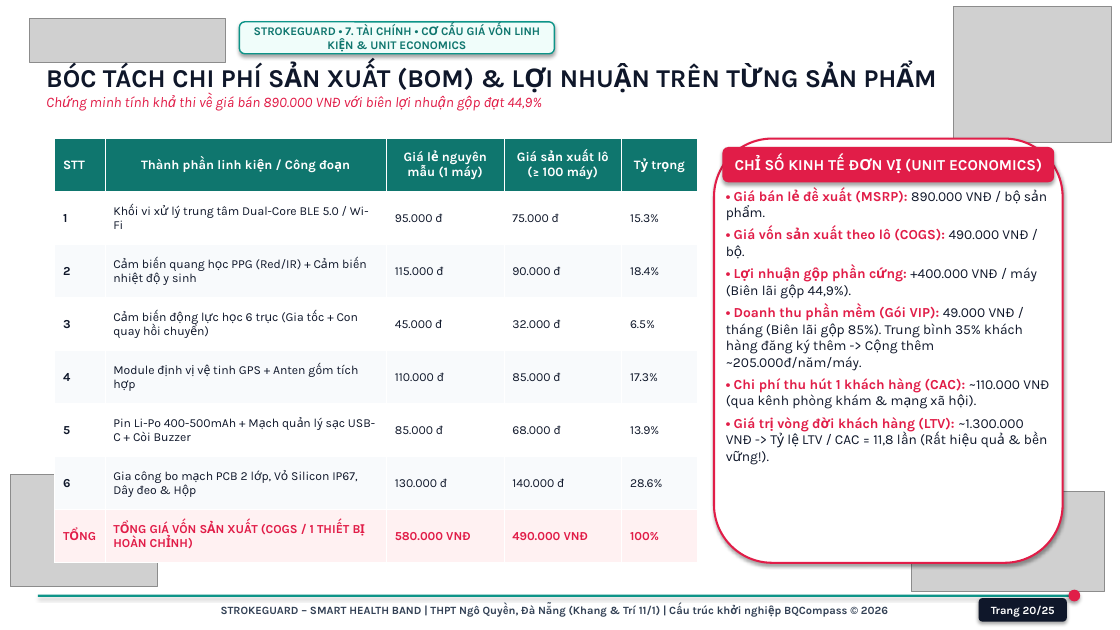
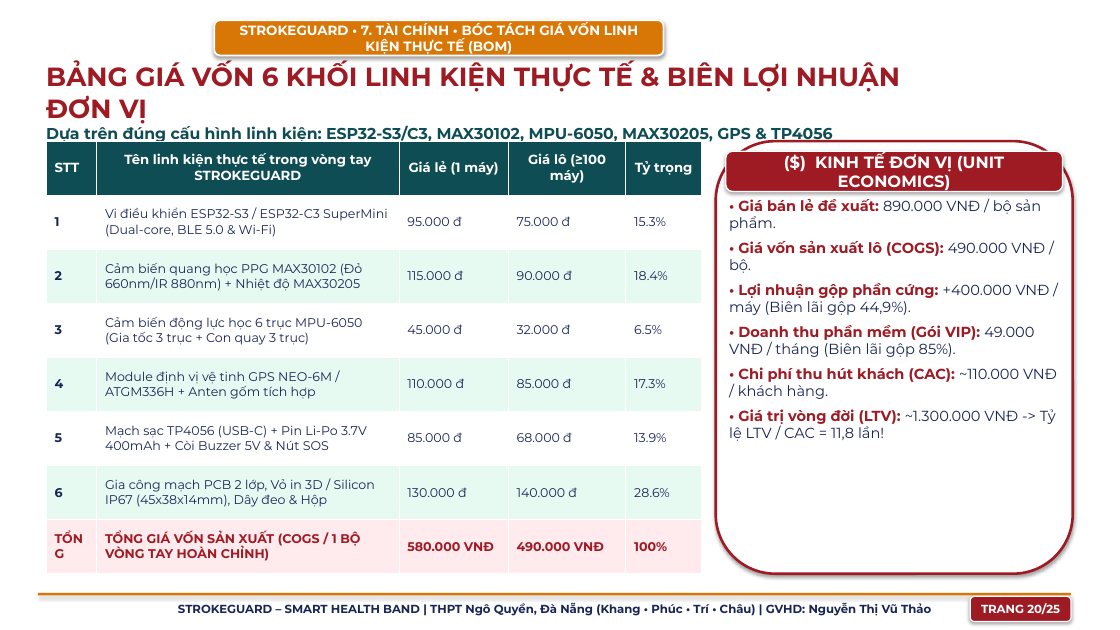
Before and after one commit to chichicompanion-bot/chichiaicompanion, a slide deck: slide 20 of public/STROKEGUARD_PitchDeck_25Slides.pptx. Drawn at 1120x630 pixels with LibreOffice and Linux fonts; fonts in the diff are those of the drawing; grey boxes stand for pictures; background and template pictures are left out. Boxes give left, top, right and bottom in pixels: in the first picture for what was removed or moved away, otherwise in the second. Text is boxed around its words. In the diff, an @@ line names an element or a change of style, - is before the commit and + after.

Commit message:
feat(slides): upgrade 25 slides to Full-HD Canva Poster style, distinct colorful backgrounds, Montserrat typography, real hardware components, clean web crops, 2D vector fall postures, and 5-member team

```diff
--- a/public/STROKEGUARD_PitchDeck_25Slides.pptx
+++ b/public/STROKEGUARD_PitchDeck_25Slides.pptx
@@ picture removed at [29,18,226,62] @@
@@ rounded rectangle "STROKEGUARD • 7. TÀI CHÍNH ...": place and size @@
-rounded rectangle "STROKEGUARD • 7. TÀI CHÍNH ..." at [239,22,555,54]
+rounded rectangle "STROKEGUARD • 7. TÀI CHÍNH ..." at [214,20,664,55]
@@ rounded rectangle "STROKEGUARD • 7. TÀI CHÍNH ..." at [214,20,664,55]: fill #F0FDFA to #D97706; outline #0D9488 1.2 pt to #FFFFFF 1.5 pt @@
@@ text in rounded rectangle at [240,21,638,55]: text changed; size 10 to 11.5 pt; font Karla to Montserrat; text colour #0F766E to #FFFFFF @@
-STROKEGUARD • 7. TÀI CHÍNH • CƠ CẤU GIÁ VỐN LINH KIỆN & UNIT ECONOMICS
+STROKEGUARD • 7. TÀI CHÍNH • BÓC TÁCH GIÁ VỐN LINH KIỆN THỰC TẾ (BOM)
@@ picture removed at [954,7,1112,142] @@
@@ text at [46,61,900,144]: text changed; size 12.5 to 13.5 pt; font Karla to Montserrat; text colour #E11D48 to #0E4D53; bold on; italic off @@
-BÓC TÁCH CHI PHÍ SẢN XUẤT (BOM) & LỢI NHUẬN TRÊN TỪNG SẢN PHẨM
-Chứng minh tính khả thi về giá bán 890.000 VNĐ với biên lợi nhuận gộp đạt 44,9%
+BẢNG GIÁ VỐN 6 KHỐI LINH KIỆN THỰC TẾ & BIÊN LỢI NHUẬN ĐƠN VỊ
+Dựa trên đúng cấu hình linh kiện: ESP32-S3/C3, MAX30102, MPU-6050, MAX30205, GPS & TP4056
@@ table at [46,141,702,574] @@
-row 1: STT | Thành phần linh kiện / Công đoạn | Giá lẻ nguyên mẫu (1 máy) | Giá sản xuất lô (≥ 100 máy) | Tỷ trọng
+row 1: STT | Tên linh kiện thực tế trong vòng tay STROKEGUARD | Giá lẻ (1 máy) | Giá lô (≥100 máy) | Tỷ trọng
-row 2, column 2: Khối vi xử lý trung tâm Dual-Core BLE 5.0 / Wi-Fi
+row 2, column 2: Vi điều khiển ESP32-S3 / ESP32-C3 SuperMini (Dual-core, BLE 5.0 & Wi-Fi)
-row 3, column 2: Cảm biến quang học PPG (Red/IR) + Cảm biến nhiệt độ y sinh
+row 3, column 2: Cảm biến quang học PPG MAX30102 (Đỏ 660nm/IR 880nm) + Nhiệt độ MAX30205
-row 4, column 2: Cảm biến động lực học 6 trục (Gia tốc + Con quay hồi chuyển)
+row 4, column 2: Cảm biến động lực học 6 trục MPU-6050 (Gia tốc 3 trục + Con quay 3 trục)
-row 5, column 2: Module định vị vệ tinh GPS + Anten gốm tích hợp
+row 5, column 2: Module định vị vệ tinh GPS NEO-6M / ATGM336H + Anten gốm tích hợp
-row 6, column 2: Pin Li-Po 400-500mAh + Mạch quản lý sạc USB-C + Còi Buzzer
+row 6, column 2: Mạch sạc TP4056 (USB-C) + Pin Li-Po 3.7V 400mAh + Còi Buzzer 5V & Nút SOS
-row 7, column 2: Gia công bo mạch PCB 2 lớp, Vỏ Silicon IP67, Dây đeo & Hộp
+row 7, column 2: Gia công mạch PCB 2 lớp, Vỏ in 3D / Silicon IP67 (45x38x14mm), Dây đeo & Hộp
-row 8, column 2: TỔNG GIÁ VỐN SẢN XUẤT (COGS / 1 THIẾT BỊ HOÀN CHỈNH)
+row 8, column 2: TỔNG GIÁ VỐN SẢN XUẤT (COGS / 1 BỘ VÒNG TAY HOÀN CHỈNH)
@@ fill #0F766E to #0E4D53 in row 1 @@
@@ fill #F8FAFC to #E6FAF2 in 15 cells @@
@@ fill #FFF1F2 to #FFEBEE in row 8 @@
@@ size 11 to 11.3 pt in "STT", "Tỷ trọng" @@
@@ font Karla to Montserrat in "STT", "Tỷ trọng", "1", "95.000 đ" and 26 more places @@
@@ size 10.5 to 10.8 pt in "1", "95.000 đ", "75.000 đ", "15.3%" and 24 more places @@
@@ text colour #0F172A to #172554 in "1", "95.000 đ", "75.000 đ", "15.3%" and 20 more places @@
@@ text colour #E11D48 to #9E1B24 in "TỔNG", "580.000 VNĐ", "490.000 VNĐ", "100%" @@
@@ table: place and size @@
-table at [55,139,697,563]
+table at [46,141,702,574]
@@ rounded rectangle: place and size @@
-rounded rectangle at [714,139,1063,563]
+rounded rectangle at [716,141,1073,574]
@@ rounded rectangle at [716,141,1073,574]: outline #E11D48 1.75 pt to #9E1B24 2.25 pt @@
@@ rounded rectangle "($) KINH TẾ ĐƠN VỊ ...": place and size @@
-rounded rectangle "($) KINH TẾ ĐƠN VỊ ..." at [723,147,1054,182]
+rounded rectangle "($) KINH TẾ ĐƠN VỊ ..." at [726,151,1063,192]
@@ rounded rectangle "($) KINH TẾ ĐƠN VỊ ..." at [726,151,1063,192]: fill #E11D48 to #9E1B24; outline none to #FFFFFF 1.2 pt @@
@@ text in rounded rectangle at [815,152,1004,193]: text changed; size 13 to 14 pt; font Karla to Montserrat @@
-CHỈ SỐ KINH TẾ ĐƠN VỊ (UNIT ECONOMICS)
+($) KINH TẾ ĐƠN VỊ (UNIT ECONOMICS)
@@ text at [729,199,1045,273]: text changed; size 11.8 to 12.5 pt; font Karla to Montserrat; text colour #E11D48 to #9E1B24 @@
-• Giá bán lẻ đề xuất (MSRP): 890.000 VNĐ / bộ sản phẩm.
-• Giá vốn sản xuất theo lô (COGS): 490.000 VNĐ / bộ.
+• Giá bán lẻ đề xuất: 890.000 VNĐ / bộ sản phẩm.
+• Giá vốn sản xuất lô (COGS): 490.000 VNĐ / bộ.
@@ text "• Giá bán lẻ đề ...": place and size @@
-text "• Giá bán lẻ đề ..." at [726,190,1049,446]
+text "• Giá bán lẻ đề ..." at [729,199,1057,441]
@@ text at [729,283,1050,315]: size 11.8 to 12.5 pt, font Karla to Montserrat in "• Lợi nhuận gộp phần cứng: +400.000 ..."; text colour #E11D48 to #9E1B24 in "• Lợi nhuận gộp phần cứng:"; text colour #0F172A to #172554 in "+400.000 VNĐ / máy (Biên lãi gộp ..."; more space between paragraphs @@
@@ text at [729,325,1057,441]: text changed; size 11.8 to 12.5 pt; font Karla to Montserrat; text colour #0F172A to #172554 @@
-• Doanh thu phần mềm (Gói VIP): 49.000 VNĐ / tháng (Biên lãi gộp 85%). Trung bình 35% khách hàng đăng ký thêm -> Cộng thêm ~205.000đ/năm/máy.
-• Chi phí thu hút 1 khách hàng (CAC): ~110.000 VNĐ (qua kênh phòng khám & mạng xã hội).
-• Giá trị vòng đời khách hàng (LTV): ~1.300.000 VNĐ -> Tỷ lệ LTV / CAC = 11,8 lần (Rất hiệu quả & bền vững!).
+• Doanh thu phần mềm (Gói VIP): 49.000 VNĐ / tháng (Biên lãi gộp 85%).
+• Chi phí thu hút khách (CAC): ~110.000 VNĐ / khách hàng.
+• Giá trị vòng đời (LTV): ~1.300.000 VNĐ -> Tỷ lệ LTV / CAC = 11,8 lần!
@@ picture removed at [10,475,157,586] @@
@@ picture removed at [912,492,1105,592] @@
@@ rectangle at [38,593,1071,596]: fill #0D9488 to #D97706 @@
@@ rounded rectangle "TRANG 20/25": place and size @@
-rounded rectangle "TRANG 20/25" at [979,598,1067,622]
+rounded rectangle "TRANG 20/25" at [970,597,1071,622]
@@ rounded rectangle "TRANG 20/25" at [970,597,1071,622]: fill #0F172A to #9E1B24; outline none to #FFFFFF 1 pt @@
@@ ellipse removed at [1069,590,1081,602] @@
@@ text at [178,602,931,616]: text changed; size 9.5 to 10 pt; font Karla to Montserrat; text colour #334155 to #172554 @@
-STROKEGUARD – SMART HEALTH BAND | THPT Ngô Quyền, Đà Nẵng (Khang & Trí 11/1) | Cấu trúc khởi nghiệp BQCompass © 2026
+STROKEGUARD – SMART HEALTH BAND | THPT Ngô Quyền, Đà Nẵng (Khang • Phúc • Trí • Châu) | GVHD: Nguyễn Thị Vũ Thảo
@@ text in rounded rectangle at [981,603,1060,614]: text changed; size 9.5 to 10 pt; font Karla to Montserrat @@
-Trang 20/25
+TRANG 20/25
```
Also in this commit, not shown: 23 other slides changed, 1 slide added, 1 slide removed, 59 other files.
